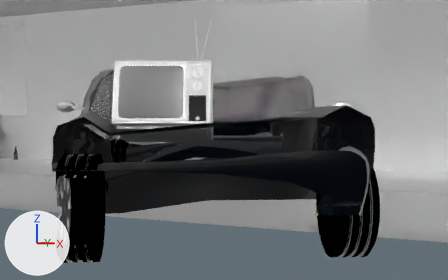
An edit to the Blender file 04-Shots/shotMotel1.blend, drawn before and after from the same camera.
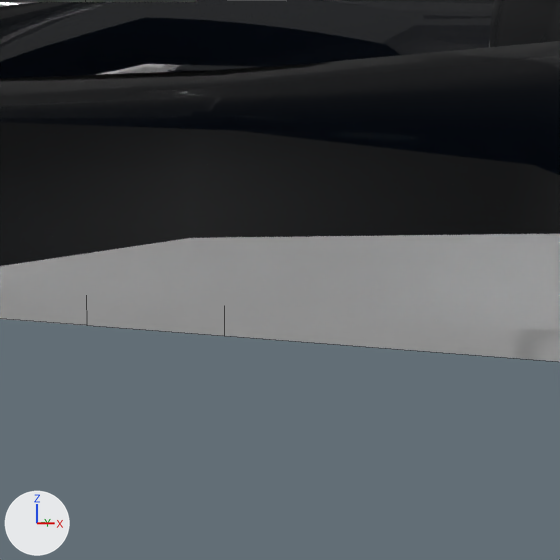
Old and new are each drawn from a camera (50 mm lens) standing at (-0.715, 9.464, 1.494) and looking at (-1.845, 12.001, 1.397) and again close up on the part from 36% to 66% of the width and 51% to 100% of the height. Every picture has the same lights, and +X, +Y and +Z are marked at lower left. The close-ups show mesh edges as thin lines. Everything nearer to the camera than a plane just in front of the edit is cut away.

Names of what the first close-up shows: 'Motel-complete', 'zerstoertesAuto'.
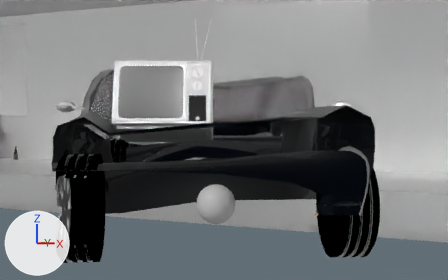
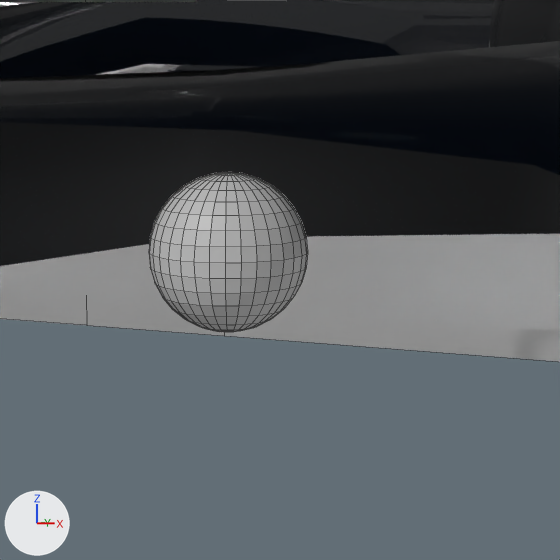
Boxes (x1, y1, x2, y2) around the edits, measured in the close-ups (560 x 560 px):
'Motel-complete', reshaped: (0, 234, 560, 362) in both
'smoke', added: after (149, 172, 308, 332)

The change, as a list of edits to the scene's bpy script:
```text
Add me_cube_014_1:
    me_cube_014_1 = me_cube_010.copy(); me_cube_014_1.name = 'Cube.014'  # the mesh of ob_cube_010
Add me_sphere_002_1:
    me_sphere_002_1.from_pydata(...)  # a UV sphere (32 segments, 16 rings, poles along z) spanning x -1.0..1.0, y -1.0..1.0, z -1.0..1.0
Change ob_cube_011:
    ob_cube_011: bpy.data.objects.new('Cube.011', me_cube_011) -> bpy.data.objects.new('Cube.011', me_cube_014_1)
Add ob_smoke:
    ob_smoke = bpy.data.objects.new('smoke', me_sphere_002_1)
    ob_smoke.location = (-1.874, 11.977, 1.112)
    ob_smoke.scale = (0.0878, 0.0878, 0.0878)
```
